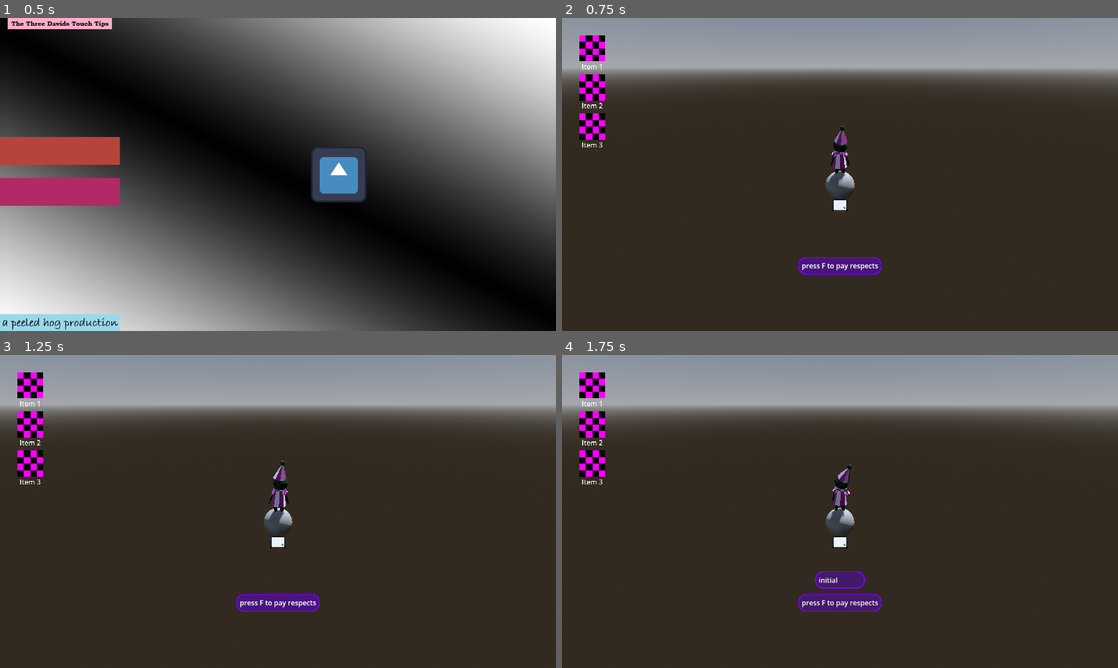
Above: before the commit, frames 1-4 (two rows, left to right).
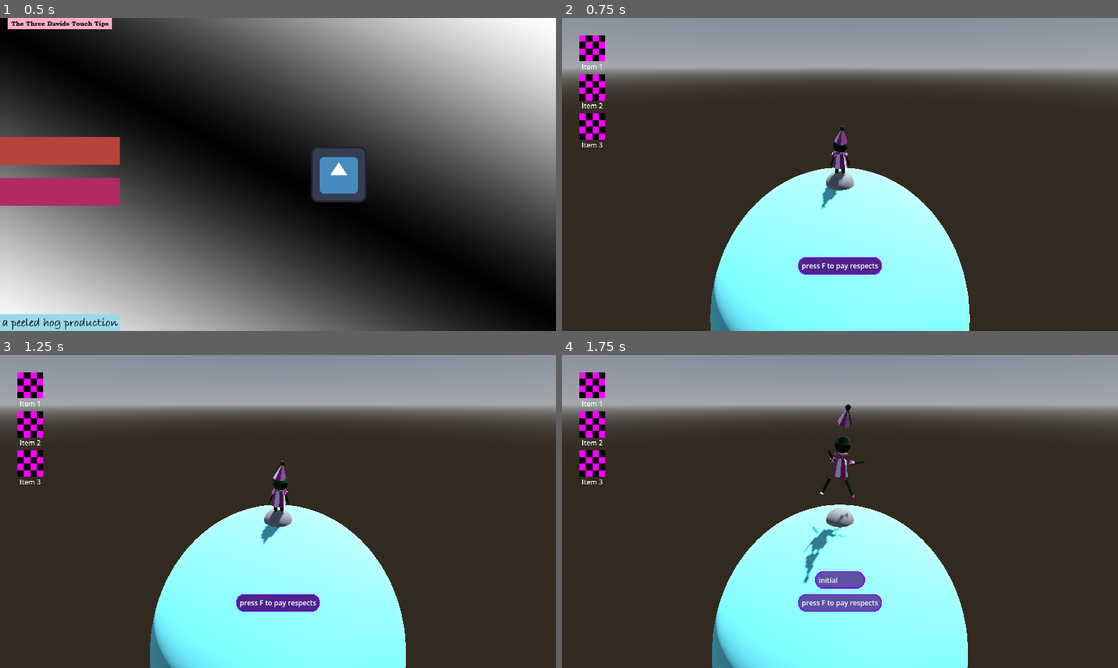
Above: after the commit, the same moments.

Repository: boner-cmd/effective-octo-pancake
Game: Godot game, scene res://Scenes/TitleScreen.tscn
Two runs of this game, one before a commit and one after it. Both use one fixed random seed, a clock stepped at 60 frames per second and the inputs below. The engine's default icon, where the game draws it, is replaced by a stand-in: a white triangle on a blue panel in a dark square. Sound files missing from this copy of the repository are replaced by a short silence.
Inputs (mouse positions are in pixels of both pictures, inside the frame that each line leads up to):
- Up to frame 1 (0.5 s): no input
- Up to frame 2 (0.75 s): click (623, 149) at 0.5 s
- Up to frame 3 (1.25 s): no input
- Up to frame 4 (1.75 s): tap F (interact) at 1.25 s; move the mouse to (867, 511) at 1.27 s; hold W (up) from 1.28 s (still down); hold Space (advance_dialogue) from 1.28 s (still down); tap Enter (ui_accept) at 1.52 s

Frame 1 is identical in both runs. In frame 2, 18% of the frame differs, in the area x 26-74%, y 47-100%; in frame 3, 18%; in frame 4, 20%, in the area x 27-73%, y 15-100%.

Commit message:
player sound fx, door sound fx implemented, tightened up the npc dialogue script because it was nasty for testing, changed some things that'll probably change later

Diff:
--- a/Character Scenes/DoorAnimHandler.gd
+++ b/Character Scenes/DoorAnimHandler.gd
@@ -1,4 +1,11 @@
 extends Node3D
+
+@onready var audio_stream_player: AudioStreamPlayer = $"../AudioStreamPlayer"
+const sfx_despawn = preload("uid://7banle6yv2gq")
+const sfx_spawn = preload("uid://t6h5ww03rkm7")
+const sfx_exit = preload("uid://dklltp1vyr8pp")
+
+
 @onready var anim_tree: AnimationTree = $AnimationTree
 
 enum AnimStates {IDLE, STASIS, SPAWN, DESPAWN, EXIT}
@@ -12,6 +19,7 @@
 			anim_tree.set("parameters/Door_Active/blend_amount", 0.0)
 
 		AnimStates.SPAWN:
+			spawn_sound_player()
 			anim_tree.set("parameters/Reset_DoorSpawn/seek_request", 0.0)
 			anim_tree.set("parameters/DoorSpawnTimescale/scale", 2.0)
 			anim_tree.set("parameters/Door_Active/blend_amount", 1.0)
@@ -23,11 +31,13 @@
 			anim_tree.set("parameters/Door_Idle/blend_amount", 0.0)
 
 		AnimStates.DESPAWN:
+			despawn_sound_player()
 			anim_tree.set("parameters/Door_Idle/blend_amount", 1.0)
 			anim_tree.set("parameters/Reset_DoorSpawn/seek_request", 1.0)
 			anim_tree.set("parameters/DoorSpawnTimescale/scale", -2.0)
 
 		AnimStates.EXIT:
+			exit_sound_player()
 			exit_anim_started.emit()
 			anim_tree.set("parameters/Reset_DoorExit/seek_request", 0.0)
 			anim_tree.set("parameters/DoorExit/blend_amount", 1.0)
@@ -47,10 +57,35 @@
 func despawn():
 	_set_door_anim(AnimStates.DESPAWN)
 
-
 func _on_door_spawn_radius_area_entered(_area: Area3D) -> void:
 	print("entered")
 	_set_door_anim(AnimStates.SPAWN)
 
 func _on_door_spawn_radius_area_exited(_area: Area3D) -> void:
 	_set_door_anim(AnimStates.DESPAWN)
+
+func spawn_sound_player():
+	var spawn_player = audio_stream_player.duplicate()
+	spawn_player.stream = sfx_spawn
+	get_tree().root.add_child(spawn_player)
+	spawn_player.pitch_scale += randf_range(-0.1, 0.1)
+	spawn_player.play()
+	await spawn_player.finished
+	spawn_player.queue_free()
+
+func despawn_sound_player():
+	var despawn_player = audio_stream_player.duplicate()
+	despawn_player.stream = sfx_despawn
+	get_tree().root.add_child(despawn_player)
+	despawn_player.pitch_scale += randf_range(-0.1, 0.1)
+	despawn_player.play()
+	await despawn_player.finished
+	despawn_player.queue_free()
+
+func exit_sound_player():
+	var exit_player = audio_stream_player.duplicate()
+	exit_player.stream = sfx_exit
+	get_tree().root.add_child(exit_player)
+	exit_player.play()
+	await exit_player.finished
+	exit_player.queue_free()
--- a/Character Scenes/Door_Boiler.tscn
+++ b/Character Scenes/Door_Boiler.tscn
@@ -66,5 +66,7 @@
 [node name="PlayerAnimationPosition" type="Node3D" parent="." unique_id=1635482596]
 transform = Transform3D(1, 0, 0, 0, 0.99862945, -0.052335955, 0, 0.052335955, 0.99862945, 0, 0.033, 0.6)
 
+[node name="AudioStreamPlayer" type="AudioStreamPlayer" parent="." unique_id=941331369]
+
 [editable path="DoorBaseModel"]
 [editable path="DoorBaseModel/DoorAnims"]
--- a/Character Scenes/PlayerAnimHandler.gd
+++ b/Character Scenes/PlayerAnimHandler.gd
@@ -1,8 +1,76 @@
 extends Node3D
+
+@onready var audio_stream_player: AudioStreamPlayer = $"../AudioStreamPlayer"
+@onready var walk_cycle_time: Timer = $"../walk_cycle_time"
+
+const sfx_get_item = preload("uid://cp17cger7bu5p")
+const sfx_give_item = preload("uid://dkwc6p8t3hdek")
+const sfx_walk = preload("uid://c02mhuc0dk48x")
+const sfx_jump = preload("uid://cduu2q6v1l1yk")
+const sfx_explode = preload("uid://conpnqqcjln5n")
+const sfx_honk = preload("uid://eqfmf8j0l8u2")
+
+func walk_cycle_player():
+	var walk_player = audio_stream_player.duplicate()
+	walk_player.stream = sfx_walk
+	get_tree().root.add_child(walk_player)
+	walk_player.pitch_scale += randf_range(-0.05, 0.05)
+	walk_player.play()
+	await walk_player.finished
+	walk_player.queue_free()
+
+func explosion_sound_player():
+	var explosion_player = audio_stream_player.duplicate()
+	explosion_player.stream = sfx_explode
+	explosion_player.volume_db -= 12.0
+	get_tree().root.add_child(explosion_player)
+	explosion_player.play()
+	await  explosion_player.finished
+	explosion_player.queue_free()
+
+func jump_sound_player():
+	var jump_player = audio_stream_player.duplicate()
+	jump_player.stream = sfx_jump
+	get_tree().root.add_child(jump_player)
+	jump_player.pitch_scale += randf_range(-0.05, 0.05)
+	jump_player.play()
+	await jump_player.finished
+	jump_player.queue_free()
+
+func honk_sound_player():
+	var honk_player = audio_stream_player.duplicate()
+	honk_player.stream = sfx_honk
+	get_tree().root.add_child(honk_player)
+	honk_player.pitch_scale += randf_range(-0.05, 0.05)
+	honk_player.play()
+	await honk_player.finished
+	honk_player.queue_free()
+
+func get_sound_player():
+	var get_player = audio_stream_player.duplicate()
+	get_player.stream = sfx_get_item
+	get_tree().root.add_child(get_player)
+	get_player.pitch_scale += randf_range(-0.05, 0.05)
+	get_player.play()
+	await get_player.finished
+	get_player.queue_free()
+
+func give_sound_player():
+	var give_player = audio_stream_player.duplicate()
+	give_player.stream = sfx_give_item
+	get_tree().root.add_child(give_player)
+	give_player.pitch_scale += randf_range(-0.05, 0.05)
+	give_player.play()
+	await give_player.finished
+	give_player.queue_free()
+
+func _on_walk_cycle_time_timeout() -> void:
+	if current_anim == AnimStates.WALK:
+		walk_cycle_player()
+
 @onready var anim_tree: AnimationTree = $AnimationTree
 
 enum AnimStates {IDLE, WALK, JUMP, GET, GIVE, TALK, VICTORY, EXIT}
-
 var current_anim := AnimStates.IDLE
 
 func _get_current_anim() -> AnimStates:
@@ -32,6 +100,8 @@
 			anim_tree.set("parameters/Get/blend_amount", 0.0)
 			anim_tree.set("parameters/Give/blend_amount", 0.0)
 		AnimStates.JUMP:
+			jump_sound_player()
+			honk_sound_player()
 			anim_tree.set("parameters/Jump/request", AnimationNodeOneShot.ONE_SHOT_REQUEST_FIRE)
 
 			anim_tree.set("parameters/Walk/blend_amount", 0.0)
@@ -46,6 +116,7 @@
 			await anim_tree.animation_finished
 			_set_player_anim(AnimStates.IDLE)
 		AnimStates.GET:
+			get_sound_player()
 			anim_tree.set("parameters/Walk/blend_amount", 0.0)
 			anim_tree.set("parameters/Exit/blend_amount", 0.0)
 			anim_tree.set("parameters/Victory/blend_amount", 0.0)
@@ -54,6 +125,7 @@
 			anim_tree.set("parameters/Get/blend_amount", 1.0)
 			anim_tree.set("parameters/Give/blend_amount", 0.0)
 		AnimStates.GIVE:
+			give_sound_player()
 			anim_tree.set("parameters/Walk/blend_amount", 0.0)
 			anim_tree.set("parameters/Exit/blend_amount", 0.0)
 			anim_tree.set("parameters/Victory/blend_amount", 0.0)
@@ -72,6 +144,7 @@
 			anim_tree.set("parameters/Give/blend_amount", 0.0)
 
 		AnimStates.VICTORY:
+			explosion_sound_player()
 			anim_tree.set("parameters/Reset_Victory/seek_request", 0.0)
 			anim_tree.set("parameters/Walk/blend_amount", 0.0)
 			anim_tree.set("parameters/Exit/blend_amount", 0.0)
@@ -82,6 +155,7 @@
 			anim_tree.set("parameters/Give/blend_amount", 0.0)
 
 		AnimStates.EXIT:
+
 			anim_tree.set("parameters/Reset_Exit/seek_request", 0.0)
 
 			anim_tree.set("parameters/Walk/blend_amount", 0.0)
--- a/Character Scenes/PlayerController.gd
+++ b/Character Scenes/PlayerController.gd
@@ -18,6 +18,11 @@
 
 #anim handling
 @onready var current_anim = clown.AnimStates.IDLE
+
+#audio stuff
+var convo_flip_1 = true
+var convo_flip_2 = true
+var convo_flip_3 = true
 
 var Idle_Check : bool = false
 
@@ -66,19 +71,29 @@
 	pass
 
 func _physics_process(delta: float) -> void:
+
 	if DialogueManager.is_dialogue_active == true:
 		match DialogueManager.dialogue_state:
 			DialogueManager.CONV_STATE.PLAYER_LISTEN:
-				clown._set_player_anim(clown.AnimStates.TALK)
+				if convo_flip_1:
+					clown._set_player_anim(clown.AnimStates.TALK)
+					convo_flip_1 = false
 			DialogueManager.CONV_STATE.PLAYER_GIVE:
-				clown._set_player_anim(clown.AnimStates.GIVE)
+				if convo_flip_2:
+					clown._set_player_anim(clown.AnimStates.GIVE)
+					convo_flip_2 = false
 			DialogueManager.CONV_STATE.PLAYER_RECEIVE:
-				clown._set_player_anim(clown.AnimStates.GET)
+				if convo_flip_3:
+					clown._set_player_anim(clown.AnimStates.GET)
+					convo_flip_3 = false
 			DialogueManager.CONV_STATE.COMPLETE:
 				clown._set_player_anim(clown.AnimStates.IDLE)
 		movement_frozen = true
 	else:
 		movement_frozen = false
+		convo_flip_1 = true
+		convo_flip_2 = true
+		convo_flip_3 = true
 
 	if !movement_frozen:
 		_camera_pivot.rotation.x -= _camera_input_direction.y * delta
@@ -98,12 +113,15 @@
 		if raw_input != Vector2(0,0):
 			clown.rotation.y = _camera_pivot.rotation.y - (raw_input.angle() + PI/2)
 			Idle_Check = true
+
 			if clown.current_anim != clown.AnimStates.WALK:
 				clown._set_player_anim(clown.AnimStates.WALK)
+
 
 		elif Idle_Check:
 			clown._set_player_anim(clown.AnimStates.IDLE)
 			Idle_Check = false
+
 
 		grav_calc()
 
--- a/Character Scenes/player_character.tscn
+++ b/Character Scenes/player_character.tscn
@@ -37,7 +37,15 @@
 transform = Transform3D(1, 0, 0, 0, 1, 0, 0, 0, 1, 0, 1, 0)
 shape = SubResource("CylinderShape3D_4chgf")
 
+[node name="AudioStreamPlayer" type="AudioStreamPlayer" parent="." unique_id=1692624550]
+bus = &"Sfx"
+
+[node name="walk_cycle_time" type="Timer" parent="." unique_id=1057465797]
+wait_time = 0.28
+autostart = true
+
 [connection signal="area_entered" from="InteractionDetector" to="InteractionDetector" method="_on_area_entered"]
 [connection signal="area_exited" from="InteractionDetector" to="InteractionDetector" method="_on_area_exited"]
+[connection signal="timeout" from="walk_cycle_time" to="ClownRigFBX" method="_on_walk_cycle_time_timeout"]
 
 [editable path="ClownRigFBX"]
--- a/Scenes/DialogueManager/NPC_TemplateScript.gd
+++ b/Scenes/DialogueManager/NPC_TemplateScript.gd
@@ -2,7 +2,6 @@
 
 @export var current_state : DialogueManager.CONV_STATE = DialogueManager.CONV_STATE.PLAYER_LISTEN
 @export var NPC_Normal_Template_Check : bool = true
-
 
 #Dialogue goes here, 100 char per string limit, strongly suggest breaking it up if it can be
 @export var initial_lines: Array[String] = [
--- a/Scenes/DialogueManager/interaction_area_template.gd
+++ b/Scenes/DialogueManager/interaction_area_template.gd
@@ -81,7 +81,6 @@
 	post_lines = current_NPC.post_lines
 	easter_lines = current_NPC.easter_lines
 
-
 #this was important for a reason I don't remember probably debugging
 func _on_canvas_layer_child_exiting_tree(_node: Node) -> void:
 	if !DialogueManager.is_dialogue_active:
--- a/Scenes/MainScene.tscn
+++ b/Scenes/MainScene.tscn
@@ -29,6 +29,9 @@
 
 [node name="PlanetTemplate" parent="DefaultLoadingPlanet" unique_id=731662202 instance=ExtResource("3_nhkr4")]
 
+[node name="MeshInstance" parent="DefaultLoadingPlanet/PlanetTemplate" index="2" unique_id=1376272532]
+visible = true
+
 [node name="InteractionAreaTemplate" parent="DefaultLoadingPlanet" unique_id=1441746603 instance=ExtResource("4_7rqgy")]
 
 [node name="Door" parent="." unique_id=683049571 instance=ExtResource("7_q68mp")]
@@ -37,6 +40,7 @@
 [editable path="HUDOverlay"]
 [editable path="PlayerCharacter"]
 [editable path="PlayerCharacter/ClownRigFBX"]
+[editable path="DefaultLoadingPlanet/PlanetTemplate"]
 [editable path="DefaultLoadingPlanet/InteractionAreaTemplate"]
 [editable path="Door"]
 [editable path="Door/DoorBaseModel"]
Not shown, changed: sound fx exports/explosion2026-05-2300_06_40.wav.import
Not shown, changed: sound fx exports/item get jingle2026-05-2300_15_11.wav.import
Not shown, changed: sound fx exports/item give jingle2026-05-2300_18_44.wav.import
Not shown, changed: sound fx exports/walk cycle2026-05-2222_20_58.wav.import
